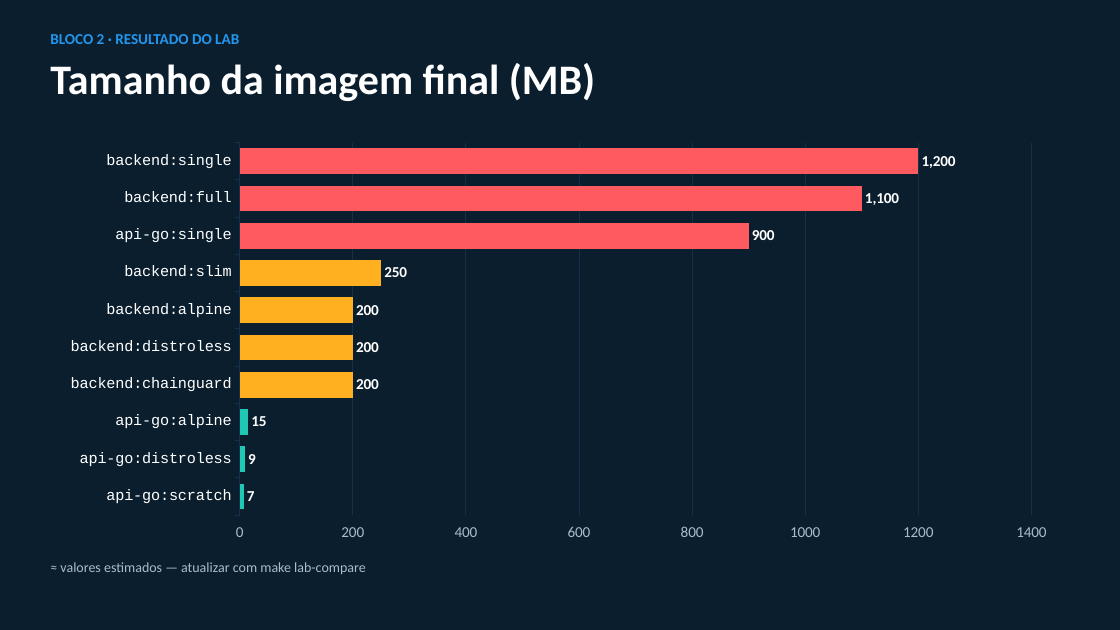
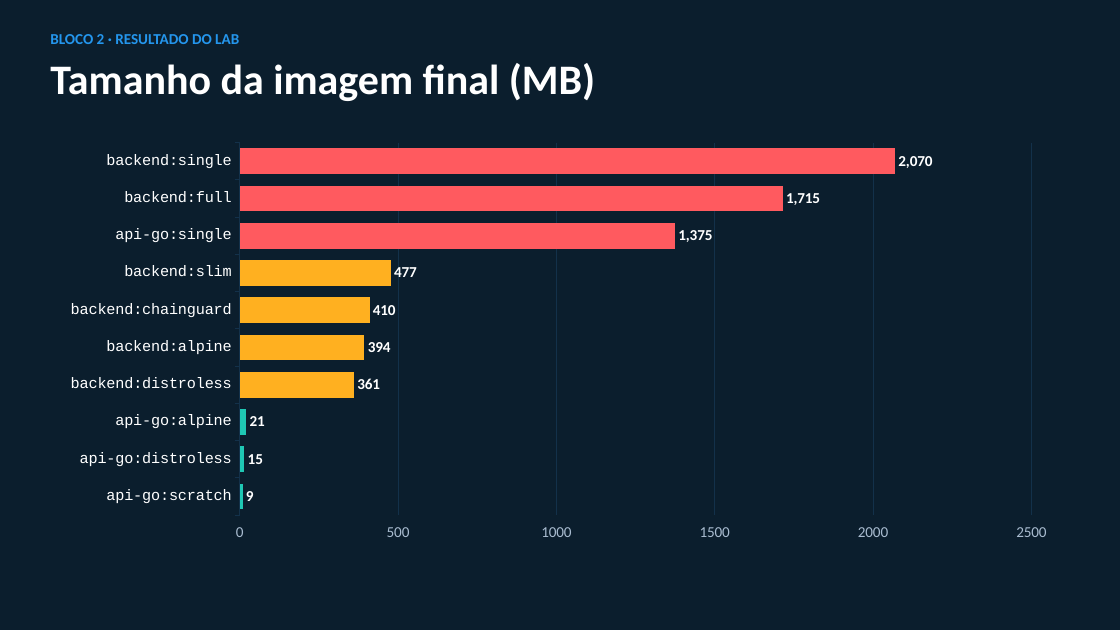
Before and after one commit to fabiofrances/appsec, a slide deck: slide 12 of reports/containerizacao-palestra.pptx. Drawn at 1120x630 pixels with LibreOffice and Linux fonts; fonts in the diff are those of the drawing. Boxes give left, top, right and bottom in pixels: in the first picture for what was removed or moved away, otherwise in the second. Text is boxed around its words. In the diff, an @@ line names an element or a change of style, - is before the commit and + after.

Commit message:
docs: roteiro, PPT e VALIDACAO com os números medidos no WSL
- tabelas reais do lab-compare e do lab-duel (Node ~360-410 MB, Go scratch 9 MB / 0 CVEs)
- novo slide "As CVEs são suas": nas bases mínimas a maioria das CVEs vem do node_modules
- história do Go 1.24 (23 HIGH até no scratch) x Go 1.27 (0)
- corrige afirmações desmentidas pela validação: Chainguard :latest tem sh,
  secret scan não acha o DD_SECRET_KEY, cache mount não acelera com rede rápida
- lab-cache: 8 s x 45 s (ordem das camadas); Swarm: 237 req, 0 falhas no update
- VALIDACAO: registro da validação de 29/10/2026 e expectativas ajustadas

Generated by Fabio Franceschetto helped by [Claude Code](https://claude.com/claude-code)

```diff
--- a/reports/containerizacao-palestra.pptx
+++ b/reports/containerizacao-palestra.pptx
@@ bar chart at <box>50,134,1067,550</box> @@
-categories: api-go:scratch, api-go:distroless, api-go:alpine, backend:chainguard, backend:distroless, backend:alpine, backend:slim, api-go:single, backend:full, backend:single
+categories: api-go:scratch, api-go:distroless, api-go:alpine, backend:distroless, backend:alpine, backend:chainguard, backend:slim, api-go:single, backend:full, backend:single
-Series 1: 7, 9, 15, 200, 200, 200, 250, 900, 1100, 1200
+Series 1: 9, 15, 21, 361, 394, 410, 477, 1375, 1715, 2070
@@ text removed at <box>60,562,366,574</box> @@
-≈ valores estimados — atualizar com make lab-compare
```
Also in this commit, not shown: 7 other slides changed, 1 slide added, 3 other files.
